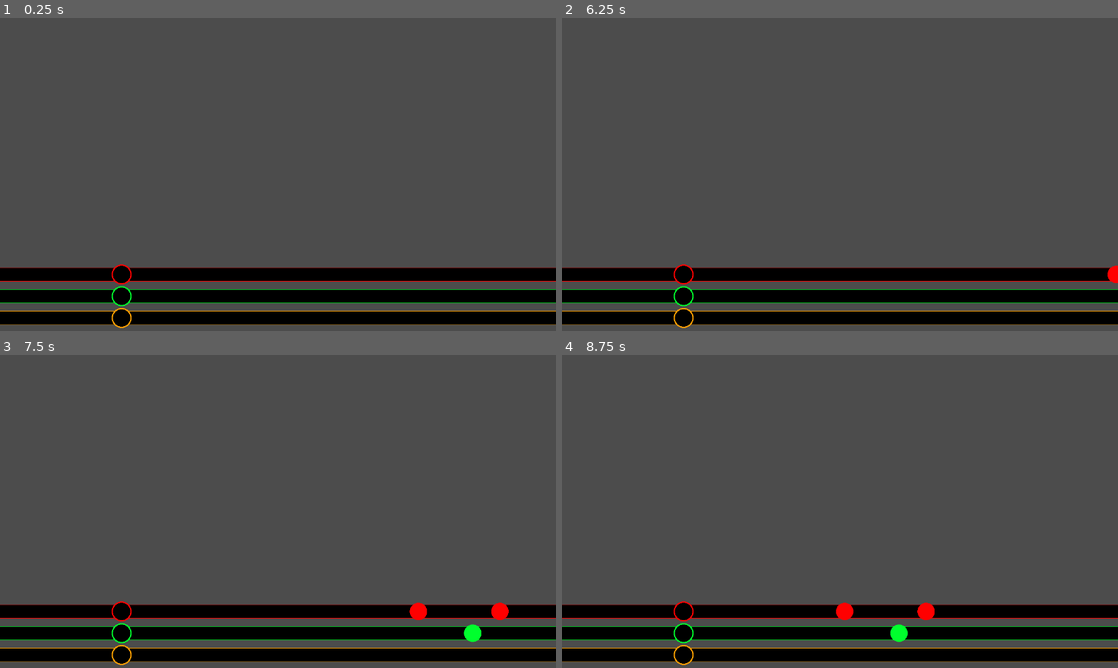
Above: before the commit, frames 1-4 (two rows, left to right).
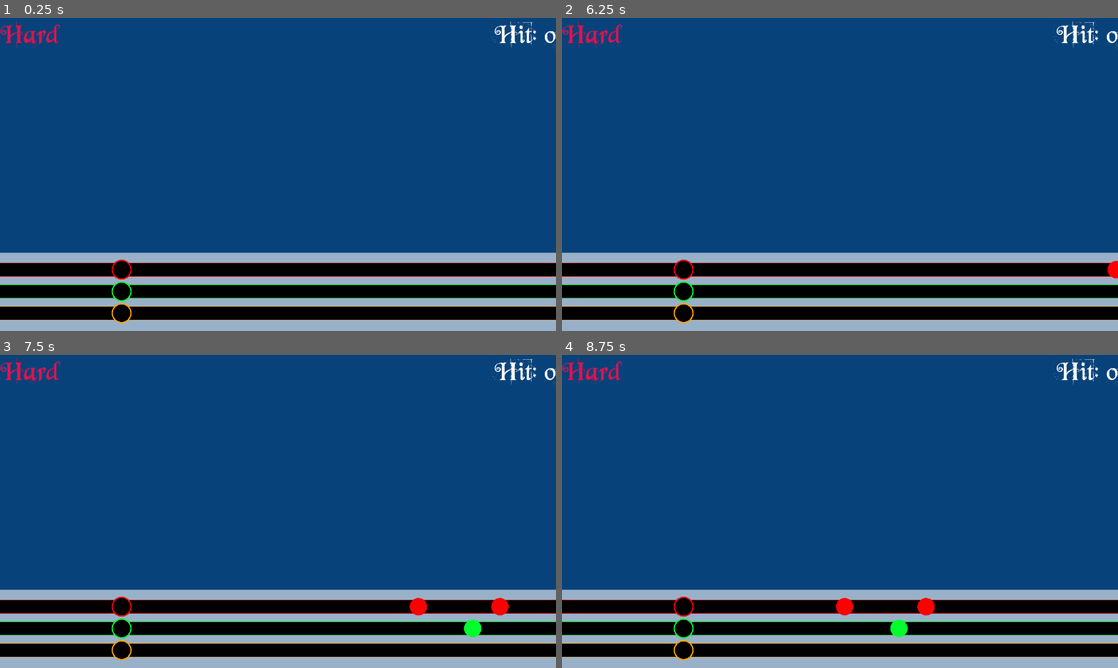
Above: after the commit, the same moments.

Repository: gregpennefather/jingle-cats
Game: Godot game, scene res://GameScene.tscn
The game is run twice, just before and just after one commit, with the same random seed, the same clock (stepped at 60 frames per second) and the same inputs. Video files are missing from this copy of the repository; at most half a second of black plays in their place.
Inputs:
- Up to frame 1 (0.25 s): no input
- Up to frame 2 (6.25 s): tap Enter at 0.5, 2, 3.5 s; hold Right (ui_right) 0.53-1.28 s; tap Space at 1.25, 2.75, 4.25 s; hold Down (ui_down) 1.28-2.03 s; hold Right (ui_right) 2.03-3.53 s; hold Left (ui_left) 3.53-5.03 s; hold Down (ui_down) 5.03-5.78 s; hold Right (ui_right) from 5.78 s (still down)
- Up to frame 3 (7.5 s): keep holding Right (ui_right)
- Up to frame 4 (8.75 s): release Right (ui_right) at 8.03 s; hold Down (ui_down) from 8.03 s (still down)

The runs differ from the first frame. In frame 1, 92% of the frame differs, in the area x 0-100%, y 0-100%; in frame 2, 92%; in frame 3, 92%; in frame 4, 92%.

Commit message:
Some more visual improvements

Diff:
--- a/Bars/NoteBars.gd
+++ b/Bars/NoteBars.gd
@@ -1,5 +1,4 @@
-extends Node2D
-
+extends Control
 
 onready var RedBar = get_node("RedBar")
 onready var GreenBar = get_node("GreenBar")
--- a/Bars/NoteBars.tscn
+++ b/Bars/NoteBars.tscn
@@ -3,23 +3,27 @@
 [ext_resource path="res://Bars/NoteBars.gd" type="Script" id=1]
 [ext_resource path="res://Bars/BarBase.tscn" type="PackedScene" id=2]
 
-[node name="NoteBars" type="Node2D"]
+[node name="NoteBars" type="Control"]
+anchor_right = 1.0
+anchor_bottom = 1.0
+margin_bottom = -585.0
 script = ExtResource( 1 )
 
 [node name="RedBar" parent="." instance=ExtResource( 2 )]
 editor/display_folded = true
+position = Vector2( 0, 15 )
 note_colour = Color( 1, 0, 0, 1 )
 action = "ui_left"
 
 [node name="GreenBar" parent="." instance=ExtResource( 2 )]
 editor/display_folded = true
-position = Vector2( 0, 50 )
+position = Vector2( 0, 65 )
 note_colour = Color( 0, 1, 0.180392, 1 )
 action = "ui_down"
 
 [node name="OrangeBar" parent="." instance=ExtResource( 2 )]
 editor/display_folded = true
-position = Vector2( 0, 100 )
+position = Vector2( 0, 115 )
 texture_mode = 7
 note_colour = Color( 1, 0.631373, 0, 1 )
 action = "ui_right"
--- /dev/null
+++ b/FadedTransition.gd
@@ -0,0 +1,19 @@
+extends ColorRect
+
+signal fade_in_finished
+signal fade_out_finished
+
+func _ready():
+	$AnimationPlayer.connect('animation_finished', self, '_on_AnimationPlayer_animation_finished')
+
+func fade_out():
+	$AnimationPlayer.play("fade_out")
+
+func fade_in():
+	$AnimationPlayer.play("fade_in")
+
+func _on_AnimationPlayer_animation_finished(animation_name):
+	if(animation_name == 'fade_out'):
+		emit_signal("fade_out_finished")
+	elif(animation_name == 'fade_in'):
+		emit_signal("fade_in_finished")
--- /dev/null
+++ b/FadedTransition.tscn
@@ -0,0 +1,45 @@
+[gd_scene load_steps=4 format=2]
+
+[ext_resource path="res://FadedTransition.gd" type="Script" id=1]
+
+[sub_resource type="Animation" id=2]
+resource_name = "fade_in"
+length = 0.5
+tracks/0/type = "value"
+tracks/0/path = NodePath(".:color")
+tracks/0/interp = 2
+tracks/0/loop_wrap = true
+tracks/0/imported = false
+tracks/0/enabled = true
+tracks/0/keys = {
+"times": PoolRealArray( 0, 0.4 ),
+"transitions": PoolRealArray( 1, 1 ),
+"update": 0,
+"values": [ Color( 0, 0, 0, 1 ), Color( 0, 0, 0, 0 ) ]
+}
+
+[sub_resource type="Animation" id=1]
+resource_name = "fade_out"
+length = 0.5
+tracks/0/type = "value"
+tracks/0/path = NodePath(".:color")
+tracks/0/interp = 2
+tracks/0/loop_wrap = true
+tracks/0/imported = false
+tracks/0/enabled = true
+tracks/0/keys = {
+"times": PoolRealArray( 0, 0.4 ),
+"transitions": PoolRealArray( 1, 1 ),
+"update": 0,
+"values": [ Color( 0, 0, 0, 0 ), Color( 0, 0, 0, 1 ) ]
+}
+
+[node name="FadedTransition" type="ColorRect"]
+anchor_right = 1.0
+anchor_bottom = 1.0
+color = Color( 0, 0, 0, 0 )
+script = ExtResource( 1 )
+
+[node name="AnimationPlayer" type="AnimationPlayer" parent="."]
+anims/fade_in = SubResource( 2 )
+anims/fade_out = SubResource( 1 )
--- a/GameScene.tscn
+++ b/GameScene.tscn
@@ -1,16 +1,54 @@
-[gd_scene load_steps=3 format=2]
+[gd_scene load_steps=5 format=2]
 
-[ext_resource path="res://Bars/NoteBars.tscn" type="PackedScene" id=1]
-[ext_resource path="res://Video/jinglecatswebm.webm" type="VideoStream" id=2]
+[ext_resource path="res://Video/jinglecatswebm.webm" type="VideoStream" id=1]
+[ext_resource path="res://festive_theme.tres" type="Theme" id=2]
+[ext_resource path="res://game_font.tres" type="DynamicFont" id=3]
+[ext_resource path="res://Bars/NoteBars.tscn" type="PackedScene" id=4]
 
 [node name="GameScene" type="Node2D"]
-
-[node name="NoteBars" parent="." instance=ExtResource( 1 )]
-position = Vector2( 0, 590 )
-z_index = 1
 
 [node name="VideoPlayer" type="VideoPlayer" parent="."]
 margin_right = 1280.0
 margin_bottom = 720.0
-stream = ExtResource( 2 )
+stream = ExtResource( 1 )
 autoplay = true
+
+[node name="UI" type="Control" parent="."]
+anchor_right = 1.0
+anchor_bottom = 1.0
+margin_right = 1280.0
+margin_bottom = 720.0
+theme = ExtResource( 2 )
+
+[node name="Difficulty" type="Label" parent="UI"]
+margin_right = 139.0
+margin_bottom = 72.0
+custom_fonts/font = ExtResource( 3 )
+custom_colors/font_color = Color( 0.886275, 0.0745098, 0.313726, 1 )
+text = "Hard"
+
+[node name="Score" type="Label" parent="UI"]
+anchor_left = 1.0
+anchor_right = 1.0
+margin_left = -142.0
+margin_bottom = 72.0
+custom_fonts/font = ExtResource( 3 )
+text = "Hit: 0"
+
+[node name="Panel" type="Panel" parent="UI"]
+anchor_left = 0.5
+anchor_top = 1.0
+anchor_right = 0.5
+anchor_bottom = 1.0
+margin_left = -640.0
+margin_top = -180.0
+margin_right = 640.0
+theme = ExtResource( 2 )
+
+[node name="NoteBars" parent="UI/Panel" instance=ExtResource( 4 )]
+anchor_top = 0.5
+anchor_right = 0.0
+anchor_bottom = 0.5
+margin_top = -66.5
+margin_right = 1280.0
+margin_bottom = 66.5
--- /dev/null
+++ b/Menu.gd
@@ -0,0 +1,23 @@
+extends Control
+
+var scene_path_to_load
+
+func _ready():
+	# $VBoxContainer/Buttons/Easy.grab_focus()
+	$FadedTransition.connect('fade_in_finished', self, '_on_FadedTransition_fade_in_finished')
+	$FadedTransition.connect('fade_out_finished', self, '_on_FadedTransition_fade_out_finished')
+	for button in $VBoxContainer/Buttons.get_children():
+		button.connect("pressed", self, "_on_Button_pressed", [button.scene_to_transition_to])
+
+
+func _on_Button_pressed(scene_to_transition_to):
+	$FadedTransition.show()
+	$FadedTransition.fade_out()
+	scene_path_to_load = scene_to_transition_to
+
+func _on_FadedTransition_fade_out_finished():
+	$FadedTransition.hide()
+	get_tree().change_scene(scene_path_to_load)
+
+func _on_FadedTransition_fade_in_finished():
+	$FadedTransition.hide()
--- /dev/null
+++ b/Menu.tscn
@@ -0,0 +1,95 @@
+[gd_scene load_steps=10 format=2]
+
+[ext_resource path="res://festive_theme.tres" type="Theme" id=1]
+[ext_resource path="res://Menu.gd" type="Script" id=2]
+[ext_resource path="res://Images/Banner.png" type="Texture" id=3]
+[ext_resource path="res://Beyond Wonderland.ttf" type="DynamicFontData" id=4]
+[ext_resource path="res://festive_font.tres" type="DynamicFont" id=5]
+[ext_resource path="res://SceneTransitionButton.gd" type="Script" id=6]
+[ext_resource path="res://Images/BuyTheBundle.png" type="Texture" id=7]
+[ext_resource path="res://FadedTransition.tscn" type="PackedScene" id=8]
+
+[sub_resource type="DynamicFont" id=1]
+size = 72
+outline_color = Color( 0.886275, 0.0745098, 0.313726, 1 )
+font_data = ExtResource( 4 )
+
+[node name="Menu" type="Control"]
+margin_right = 1280.0
+margin_bottom = 720.0
+rect_scale = Vector2( 1, 0.99046 )
+theme = ExtResource( 1 )
+script = ExtResource( 2 )
+
+[node name="Banner" type="Sprite" parent="."]
+position = Vector2( 650, 150 )
+scale = Vector2( 1, 1 )
+texture = ExtResource( 3 )
+
+[node name="VBoxContainer" type="VBoxContainer" parent="."]
+editor/display_folded = true
+anchor_left = 0.5
+anchor_top = 0.5
+anchor_right = 0.5
+anchor_bottom = 0.5
+margin_left = -256.0
+margin_top = -87.3993
+margin_right = 253.0
+margin_bottom = 389.601
+custom_constants/separation = 15
+
+[node name="Title" type="Label" parent="VBoxContainer"]
+margin_right = 513.0
+margin_bottom = 167.0
+custom_fonts/font = SubResource( 1 )
+custom_colors/font_color = Color( 1, 1, 1, 1 )
+custom_colors/font_color_shadow = Color( 0, 0, 0, 1 )
+text = "SHARK HERO
+(of the people)"
+align = 1
+
+[node name="Buttons" type="VBoxContainer" parent="VBoxContainer"]
+margin_top = 182.0
+margin_right = 513.0
+margin_bottom = 312.0
+custom_constants/separation = 5
+
+[node name="Easy" type="Button" parent="VBoxContainer/Buttons"]
+margin_right = 513.0
+margin_bottom = 40.0
+grow_horizontal = 0
+custom_fonts/font = ExtResource( 5 )
+text = "Easy"
+script = ExtResource( 6 )
+scene_to_transition_to = "res://Sorry.tscn"
+
+[node name="Medium" type="Button" parent="VBoxContainer/Buttons"]
+margin_top = 45.0
+margin_right = 513.0
+margin_bottom = 85.0
+custom_fonts/font = ExtResource( 5 )
+text = "Medium"
+script = ExtResource( 6 )
+scene_to_transition_to = "res://Sorry.tscn"
+
+[node name="Hard" type="Button" parent="VBoxContainer/Buttons"]
+margin_top = 90.0
+margin_right = 513.0
+margin_bottom = 130.0
+custom_fonts/font = ExtResource( 5 )
+text = "Hard"
+script = ExtResource( 6 )
+scene_to_transition_to = "res://GameScene.tscn"
+
+[node name="TextureRect" type="TextureRect" parent="VBoxContainer"]
+margin_top = 327.0
+margin_right = 513.0
+margin_bottom = 446.0
+texture = ExtResource( 7 )
+
+[node name="FadedTransition" parent="." instance=ExtResource( 8 )]
+visible = false
+anchor_right = 0.0
+anchor_bottom = 0.0
+margin_right = 1280.0
+margin_bottom = 750.0
--- /dev/null
+++ b/SceneTransitionButton.gd
@@ -0,0 +1,3 @@
+extends Button
+
+export (String) var scene_to_transition_to
--- /dev/null
+++ b/Sorry.gd
@@ -0,0 +1,24 @@
+extends Control
+
+var scene_path_to_load
+
+func _ready():
+	# $VBoxContainer/Buttons/Easy.grab_focus()
+	$FadedTransition.connect('fade_in_finished', self, '_on_FadedTransition_fade_in_finished')
+	$FadedTransition.connect('fade_out_finished', self, '_on_FadedTransition_fade_out_finished')
+	$FadedTransition.show()
+	$FadedTransition.fade_in()
+	$VBoxContainer/TryHard.connect("pressed", self, "_on_Button_pressed", [$VBoxContainer/TryHard.scene_to_transition_to])
+
+
+func _on_Button_pressed(scene_to_transition_to):
+	$FadedTransition.show()
+	$FadedTransition.fade_out()
+	scene_path_to_load = scene_to_transition_to
+
+func _on_FadedTransition_fade_out_finished():
+	$FadedTransition.hide()
+	get_tree().change_scene(scene_path_to_load)
+
+func _on_FadedTransition_fade_in_finished():
+	$FadedTransition.hide()
--- /dev/null
+++ b/Sorry.tscn
@@ -0,0 +1,39 @@
+[gd_scene load_steps=7 format=2]
+
+[ext_resource path="res://festive_theme.tres" type="Theme" id=1]
+[ext_resource path="res://Sorry.gd" type="Script" id=2]
+[ext_resource path="res://Beyond Wonderland.ttf" type="DynamicFontData" id=3]
+[ext_resource path="res://SceneTransitionButton.gd" type="Script" id=4]
+[ext_resource path="res://FadedTransition.tscn" type="PackedScene" id=5]
+
+[sub_resource type="DynamicFont" id=1]
+size = 72
+font_data = ExtResource( 3 )
+
+[node name="Sorry" type="Control"]
+theme = ExtResource( 1 )
+script = ExtResource( 2 )
+
+[node name="VBoxContainer" type="VBoxContainer" parent="."]
+editor/display_folded = true
+margin_left = 218.0
+margin_top = 250.0
+margin_right = 1044.0
+margin_bottom = 376.0
+custom_constants/separation = 50
+
+[node name="Label" type="Label" parent="VBoxContainer"]
+margin_right = 826.0
+margin_bottom = 82.0
+custom_fonts/font = SubResource( 1 )
+text = "Sorry... theres only hard mode. "
+
+[node name="TryHard" type="Button" parent="VBoxContainer"]
+margin_top = 132.0
+margin_right = 826.0
+margin_bottom = 172.0
+text = "Alright, lets tryhard this."
+script = ExtResource( 4 )
+scene_to_transition_to = "res://GameScene.tscn"
+
+[node name="FadedTransition" parent="." instance=ExtResource( 5 )]
--- /dev/null
+++ b/festive_font.tres
@@ -0,0 +1,10 @@
+[gd_resource type="DynamicFont" load_steps=2 format=2]
+
+[ext_resource path="res://Beyond Wonderland.ttf" type="DynamicFontData" id=1]
+
+[resource]
+size = 32
+outline_color = Color( 0, 0, 0, 1 )
+extra_spacing_top = 2
+extra_spacing_bottom = 2
+font_data = ExtResource( 1 )
--- /dev/null
+++ b/festive_theme.tres
@@ -0,0 +1,44 @@
+[gd_resource type="Theme" load_steps=6 format=2]
+
+[ext_resource path="res://festive_font.tres" type="DynamicFont" id=1]
+
+[sub_resource type="StyleBoxFlat" id=2]
+bg_color = Color( 0.886275, 0.0745098, 0.313726, 1 )
+corner_radius_top_left = 3
+corner_radius_top_right = 3
+corner_radius_bottom_right = 3
+corner_radius_bottom_left = 3
+
+[sub_resource type="StyleBoxFlat" id=1]
+bg_color = Color( 1, 1, 1, 0.588235 )
+corner_radius_top_left = 3
+corner_radius_top_right = 3
+corner_radius_bottom_right = 3
+corner_radius_bottom_left = 3
+
+[sub_resource type="StyleBoxFlat" id=3]
+bg_color = Color( 0.0392157, 0.270588, 0.490196, 1 )
+corner_radius_top_left = 3
+corner_radius_top_right = 3
+corner_radius_bottom_right = 3
+corner_radius_bottom_left = 3
+
+[sub_resource type="StyleBoxFlat" id=4]
+bg_color = Color( 1, 1, 1, 0.588235 )
+
+[resource]
+default_font = ExtResource( 1 )
+Button/colors/font_color = Color( 0.886275, 0.0745098, 0.313726, 1 )
+Button/colors/font_color_disabled = Color( 0.9, 0.9, 0.9, 0.2 )
+Button/colors/font_color_hover = Color( 0.941176, 0.941176, 0.941176, 1 )
+Button/colors/font_color_pressed = Color( 1, 1, 1, 1 )
+Button/constants/hseparation = 25
+Button/fonts/font = null
+Button/styles/disabled = null
+Button/styles/focus = null
+Button/styles/hover = SubResource( 2 )
+Button/styles/normal = SubResource( 1 )
+Button/styles/pressed = SubResource( 3 )
+Panel/styles/panel = SubResource( 4 )
+Panel/styles/panelf = null
+Panel/styles/panelnc = null
--- /dev/null
+++ b/game_font.tres
@@ -0,0 +1,7 @@
+[gd_resource type="DynamicFont" load_steps=2 format=2]
+
+[ext_resource path="res://Beyond Wonderland.ttf" type="DynamicFontData" id=1]
+
+[resource]
+size = 64
+font_data = ExtResource( 1 )
--- a/project.godot
+++ b/project.godot
@@ -45,4 +45,5 @@
 
 [rendering]
 
+environment/default_clear_color=Color( 0.0352941, 0.262745, 0.482353, 1 )
 environment/default_environment="res://default_env.tres"
Binary file added: Beyond Wonderland.ttf
Binary file added: Images/Banner.png
Binary file added: Images/BuyTheBundle.png
